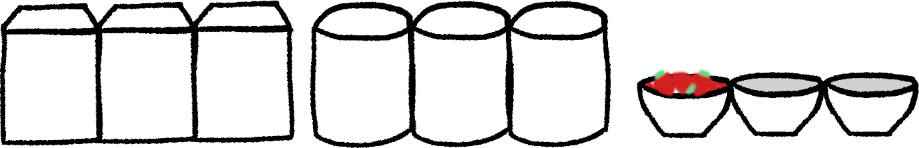
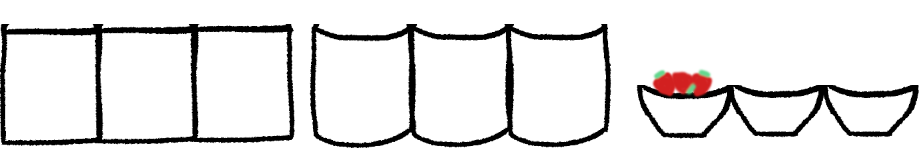
Comparing the layer stacks of the two 919×148 images. Changes:
hid "containers1.png copy" over left=2, top=0, right=919, bottom=85
removed layer "bowls bg" over left=643, top=74, right=915, bottom=93
